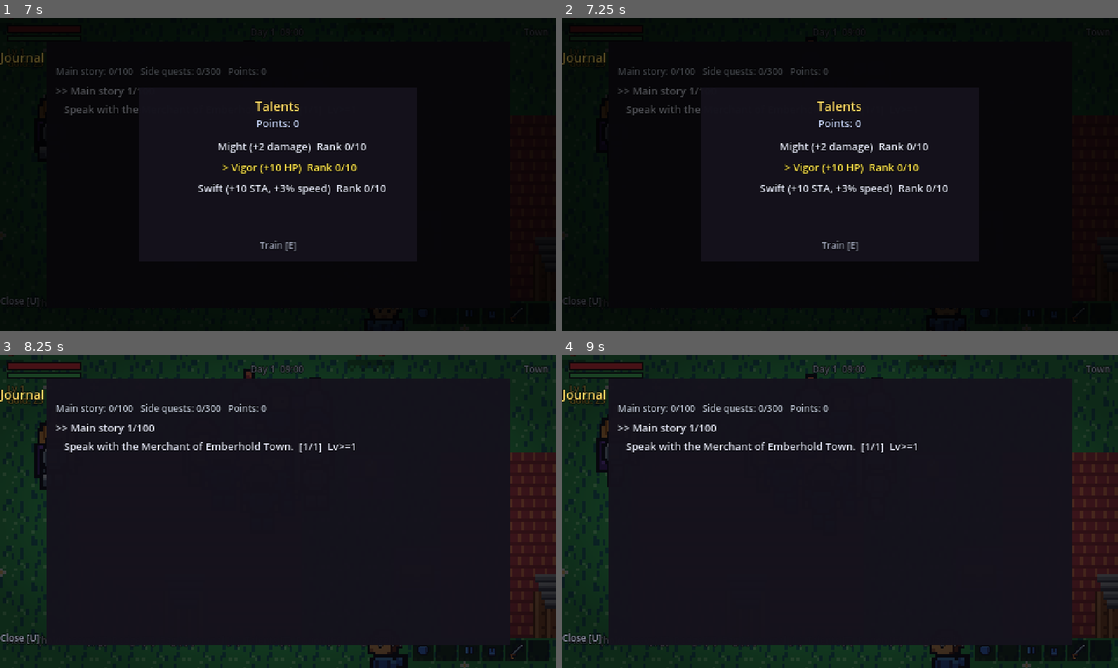
Above: before the commit, frames 1-4 (two rows, left to right).
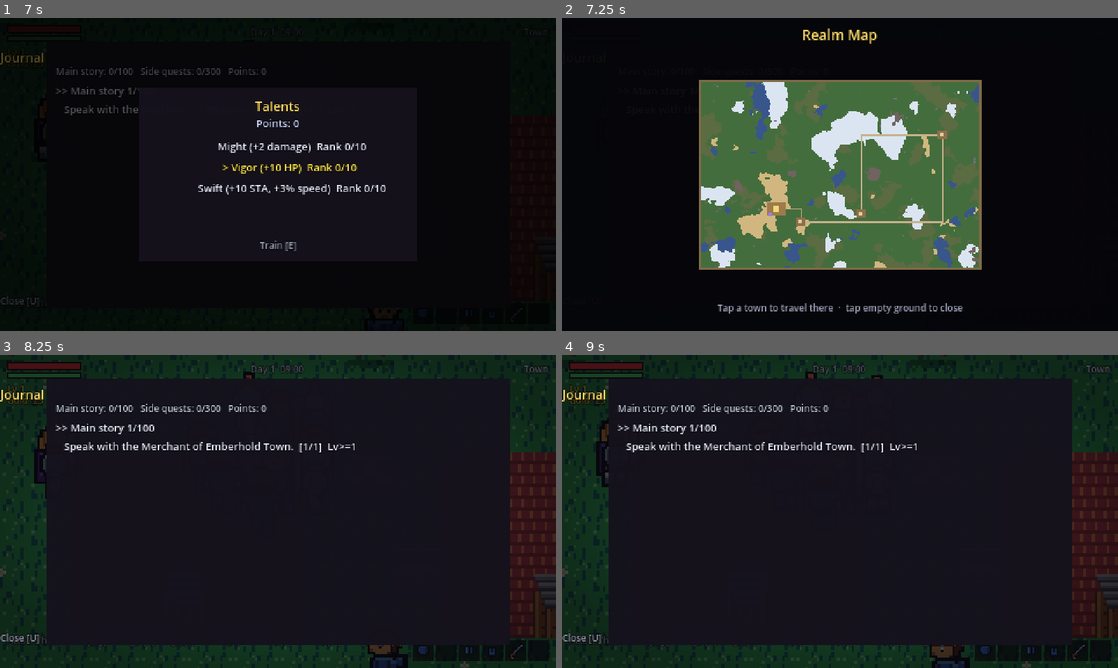
Above: after the commit, the same moments.

Repository: amirrezahadipoor/2D-RPG
Game: Godot game, scene res://scenes/main_menu.tscn
The game is run twice, just before and just after one commit, with the same random seed, the same clock (stepped at 60 frames per second) and the same inputs.
Inputs (mouse positions are in pixels of both pictures, inside the frame that each line leads up to):
- Up to frame 1 (7 s): move the mouse to (400, 158) at 0.52 s; hold D (move_right) 0.53-1.25 s; hold U (quests) 0.53-1.25 s; click (400, 158) at 0.67 s; tap T (talents) every 1.5 s from 0.8 to 5.3 s; drag from (166, 190) to (250, 237) at 1.27 s; move the mouse to (333, 105) at 2.02 s; hold D (move_right) 2.03-2.75 s; hold J (attack) 2.03-2.75 s; click (333, 105) at 2.17 s; tap Enter at 2.75, 4.25 s; drag from (250, 237) to (111, 127) at 2.77 s; tap Space at 3.5, 5 s; move the mouse to (444, 221) at 3.52 s; hold A (move_left) 3.53-4.25 s; hold E (interact) 3.53-4.25 s; click (444, 221) at 3.67 s; tap I (inventory) at 4.15 s; drag from (111, 127) to (194, 96) at 4.27 s; move the mouse to (305, 174) at 5.02 s; hold S (move_down) 5.03-5.75 s; hold U (quests) 5.03-5.75 s; click (305, 174) at 5.17 s; tap Escape (pause) at 5.65 s; drag from (194, 96) to (166, 190) at 5.77 s; move the mouse to (400, 158) at 6.52 s; hold W (move_up) from 6.53 s (still down); hold T (talents) from 6.53 s (still down); tap H (use_potion) at 6.6 s; click (400, 158) at 6.67 s
- Up to frame 2 (7.25 s): keep holding W (move_up); keep holding T (talents); tap M (map, bound only after the commit) at 7.15 s
- Up to frame 3 (8.25 s): release W (move_up) at 7.25 s; release T (talents) at 7.25 s; tap A (move_left) at 7.25 s; drag from (166, 527) to (250, 574) at 7.27 s; tap Space at 8 s; move the mouse to (333, 442) at 8.02 s; hold S (move_down) from 8.03 s (still down); hold T (talents) from 8.03 s (still down); click (333, 442) at 8.17 s
- Up to frame 4 (9 s): release S (move_down) at 8.75 s; release T (talents) at 8.75 s; drag from (812, 574) to (673, 464) at 8.77 s

Frame 1 is identical in both runs. In frame 2, 32% of the frame differs, in the area x 0-76%, y 3-95%; in frame 3, 0.2%; in frame 4, 0.4%.
Error in both runs: Cannot call method 'set_input_as_handled' on a null value. (res://src/ui/main_menu.gd:115)

Commit message:
feat(map): overworld realm map with fast travel and objective markers
M (or a new touch button) opens a baked biome/road map of the whole realm:
hero dot, all four settlements, the cave mouth and a pulsing objective dot
(ready turn-in / talk target / deliver target). Tapping a town fast-travels
the hero there; the world freezes while the map reads so nothing ambushes
you mid-navigation. 425 checks green.

Diff:
--- a/assets/locale/en.json
+++ b/assets/locale/en.json
@@ -118,6 +118,8 @@
  "journal.main": "Main story",
  "journal.side": "Side quests",
  "journal.title": "Journal",
+ "map.hint": "Tap a town to travel there  ·  tap empty ground to close",
+ "map.title": "Realm Map",
  "menu.continue": "Continue",
  "menu.done": "Done",
  "menu.hardcore": "Hardcore (Permadeath)",
@@ -219,6 +221,7 @@
  "toast.parried": "Parried!",
  "toast.perfect": "Perfect dodge!",
  "toast.secret": "A hidden way opens!",
+ "toast.travel": "You reach %s.",
  "ui.tap": "tap",
  "victory.continue": "Keep Exploring",
  "victory.menu": "Main Menu",
--- a/assets/locale/fa.json
+++ b/assets/locale/fa.json
@@ -118,6 +118,8 @@
  "journal.main": "داستان اصلی",
  "journal.side": "ماموریت‌های کناری",
  "journal.title": "کارنامه",
+ "map.hint": "برای سفر روی یک شهر بزن · برای بستن روی فضای خالی بزن",
+ "map.title": "نقشهٔ قلمرو",
  "menu.continue": "ادامه",
  "menu.done": "بستن",
  "menu.hardcore": "سخت (مرگ دائمی)",
@@ -219,6 +221,7 @@
  "toast.parried": "دفع شد!",
  "toast.perfect": "جاخالی کامل!",
  "toast.secret": "راهی پنهان گشوده شد!",
+ "toast.travel": "به %s رسیدی.",
  "ui.tap": "لمس",
  "victory.continue": "ادامهٔ کاوش",
  "victory.menu": "منوی اصلی",
--- a/project.godot
+++ b/project.godot
@@ -145,6 +145,11 @@
 ]
 }
 
+map={
+"deadzone": 0.2,
+"events": [Object(InputEventKey,"resource_local_to_scene":false,"resource_name":"","device":-1,"window_id":0,"alt_pressed":false,"shift_pressed":false,"ctrl_pressed":false,"meta_pressed":false,"pressed":false,"keycode":0,"physical_keycode":77,"key_label":0,"unicode":0,"location":0,"echo":false,"script":null)
+]
+}
 [input_devices]
 
 pointing/emulate_touch_from_mouse=true
--- a/src/main.gd
+++ b/src/main.gd
@@ -14,6 +14,7 @@
 var touch: TouchUI = null
 var victory_screen: VictoryScreen
 var act_card: ActCard
+var world_map: MapOverlay
 var _announced_act := -1
 var _interiors := {}          # house_id -> Interior
 var _house_id := -1
@@ -65,6 +66,11 @@
 	act_card = ActCard.new()
 	act_card.name = "ActCard"
 	add_child(act_card)
+
+	world_map = MapOverlay.new()
+	world_map.name = "MapOverlay"
+	add_child(world_map)
+	world_map.travel_requested.connect(_on_map_travel)
 
 	inv_screen = InventoryScreen.new()
 	inv_screen.name = "InventoryScreen"
@@ -156,7 +162,14 @@
 	if Game.state == Game.State.DEAD or Game.state == Game.State.VICTORY:
 		return
 	if event.is_action_pressed("pause"):
+		# pausing while the map is open just closes the map first
+		if world_map.visible:
+			close_map()
+			get_viewport().set_input_as_handled()
+			return
 		Game.toggle_pause()
+	elif event.is_action_pressed("map"):
+		_toggle_map()
 	elif event.is_action_pressed("inventory"):
 		inv_screen.toggle()
 	elif event.is_action_pressed("quests"):
@@ -230,6 +243,8 @@
 	Game.die()
 
 func _on_game_state(new_state: int, _old_state: int) -> void:
+	if new_state != Game.State.PLAYING:
+		close_map()
 	if new_state == Game.State.DEAD:
 		victory_screen.hide_victory()
 		death_screen.show_death()
@@ -281,6 +296,38 @@
 	if dungeon != null or _house_id >= 0 or Game.state != Game.State.PLAYING:
 		return
 	enter_dungeon(1)
+
+# ------------------------------------------------------------ map ----------
+func _toggle_map() -> void:
+	if world_map.visible:
+		close_map()
+		return
+	if dungeon != null or _house_id >= 0 or Game.state != Game.State.PLAYING:
+		return
+	world_map.show_map(world)
+	get_tree().paused = true   # the map reads while the world is frozen
+
+func close_map() -> void:
+	if world_map == null or not world_map.visible:
+		return
+	world_map.hide_map()
+	get_tree().paused = false
+
+## Fast travel: the hero walks out of the realm and into another town.
+func _on_map_travel(settlement_index: int) -> void:
+	close_map()
+	if dungeon != null or _house_id >= 0 or world == null:
+		return
+	for st in world.settlements:
+		if int(st["index"]) == settlement_index:
+			var p: Vector2i = st["plaza"]
+			var pos := Vector2(p.x * Overworld.TILE + 8.0, (p.y + 1) * Overworld.TILE + 8.0)
+			world.hero.global_position = pos
+			world.hero.cam.reset_smoothing()
+			hud.set_biome(world.biome_at(pos))
+			Sfx.play("stairs")
+			hud.show_toast(I18N.tr_str("toast.travel") % I18N.tr_str("sett.name.%d" % settlement_index))
+			return
 
 # ------------------------------------------------------------ houses -------
 ## Step through a house door into that home's furnished Interior.
--- /dev/null
+++ b/src/ui/map_overlay.gd
@@ -0,0 +1,248 @@
+# Overworld map: a baked 240x160 render of the whole realm (biomes + roads)
+# with the hero, every settlement, the cave mouth and the current objective.
+# Opens over the frozen world; tapping a settlement fast-travels the hero
+# there, tapping empty map closes it. Built for touch first.
+class_name MapOverlay
+extends CanvasLayer
+
+signal travel_requested(settlement_index: int)
+
+const MAP_PX := Vector2(240, 160)
+const PANEL_POS := Vector2(120, 55)
+
+var world: Overworld = null
+var _root: Control
+var _map_tex: TextureRect
+var _hero_dot: ColorRect
+var _obj_dot: ColorRect
+var _markers: Array = []      # [sett_index, ColorRect]
+var _baked_seed := -1
+var _title: Label
+var _hint: Label
+
+func _ready() -> void:
+	layer = 35
+	process_mode = Node.PROCESS_MODE_ALWAYS
+	_build()
+	visible = false
+
+func _build() -> void:
+	_root = Control.new()
+	_root.name = "MapRoot"
+	_root.set_anchors_preset(Control.PRESET_FULL_RECT)
+	_root.process_mode = Node.PROCESS_MODE_ALWAYS
+	_root.mouse_filter = Control.MOUSE_FILTER_STOP
+	_root.gui_input.connect(_on_tap)
+	add_child(_root)
+
+	var dim := ColorRect.new()
+	dim.color = Color(0.02, 0.02, 0.04, 0.88)
+	dim.set_anchors_preset(Control.PRESET_FULL_RECT)
+	dim.mouse_filter = Control.MOUSE_FILTER_IGNORE
+	_root.add_child(dim)
+
+	var border := ColorRect.new()
+	border.color = Color(0.5, 0.42, 0.28)
+	border.position = PANEL_POS - Vector2(2, 2)
+	border.size = MAP_PX + Vector2(4, 4)
+	border.mouse_filter = Control.MOUSE_FILTER_IGNORE
+	_root.add_child(border)
+
+	_map_tex = TextureRect.new()
+	_map_tex.position = PANEL_POS
+	_map_tex.size = MAP_PX
+	_map_tex.stretch_mode = TextureRect.STRETCH_KEEP
+	_map_tex.texture_filter = CanvasItem.TEXTURE_FILTER_NEAREST
+	_map_tex.mouse_filter = Control.MOUSE_FILTER_IGNORE
+	_root.add_child(_map_tex)
+
+	_title = _label(Vector2(0, 6), Color(1, 0.86, 0.4), 12)
+	_hint = _label(Vector2(0, 244), Color(0.62, 0.64, 0.72), 8)
+
+	_hero_dot = _dot(Color(1, 0.92, 0.55), 4)
+	_obj_dot = _dot(Color(1, 0.6, 0.2), 5)
+
+func _label(pos: Vector2, col: Color, size: int) -> Label:
+	var l := Label.new()
+	l.position = pos
+	l.size = Vector2(480, 14)
+	l.horizontal_alignment = HORIZONTAL_ALIGNMENT_CENTER
+	l.add_theme_font_size_override("font_size", size)
+	l.add_theme_color_override("font_color", col)
+	l.mouse_filter = Control.MOUSE_FILTER_IGNORE
+	_root.add_child(l)
+	return l
+
+func _dot(col: Color, px: int) -> ColorRect:
+	var d := ColorRect.new()
+	d.color = col
+	d.size = Vector2(px, px)
+	d.mouse_filter = Control.MOUSE_FILTER_IGNORE
+	_root.add_child(d)
+	return d
+
+func show_map(w: Overworld) -> void:
+	world = w
+	_bake_if_needed()
+	_title.text = I18N.tr_str("map.title")
+	_hint.text = I18N.tr_str("map.hint")
+	I18N.tag(_title)
+	I18N.tag(_hint)
+	_place_markers()
+	visible = true
+
+func hide_map() -> void:
+	visible = false
+
+## Map pixel for a world pixel: the map is 240x160 over a 384x256-tile world,
+## so one map pixel is 25.6 world px in both axes.
+func _to_map(world_pos: Vector2) -> Vector2:
+	return Vector2(world_pos.x / 25.6, world_pos.y / 25.6) + PANEL_POS
+
+func _to_world(map_pos: Vector2) -> Vector2:
+	var p := map_pos - PANEL_POS
+	return Vector2(p.x * 25.6, p.y * 25.6)
+
+# ------------------------------------------------------------- baking -------
+const BIOME_COLORS := {
+	"water": Color(0.22, 0.34, 0.55), "grass": Color(0.38, 0.52, 0.30),
+	"grass2": Color(0.34, 0.49, 0.27), "forest": Color(0.27, 0.43, 0.24),
+	"snow": Color(0.86, 0.90, 0.95), "desert": Color(0.82, 0.72, 0.50),
+	"swamp": Color(0.36, 0.42, 0.26), "caves": Color(0.44, 0.39, 0.38),
+	"graveyard": Color(0.47, 0.44, 0.52), "village": Color(0.55, 0.44, 0.30),
+	"town": Color(0.62, 0.48, 0.30),
+}
+const ROAD_COLOR := Color(0.78, 0.70, 0.55)
+
+func _bake_if_needed() -> void:
+	if world == null:
+		return
+	if _baked_seed == world.world_seed:
+		return
+	_baked_seed = world.world_seed
+	var img := Image.create(int(MAP_PX.x), int(MAP_PX.y), false, Image.FORMAT_RGB8)
+	for y in int(MAP_PX.y):
+		for x in int(MAP_PX.x):
+			var t := Vector2i(int(x * 25.6 / 16.0), int(y * 25.6 / 16.0))
+			t.x = clampi(t.x, 0, Overworld.WORLD_W - 1)
+			t.y = clampi(t.y, 0, Overworld.WORLD_H - 1)
+			var biome := world._biome_grid[t.y * Overworld.WORLD_W + t.x]
+			var col: Color = BIOME_COLORS.get(biome, Color(0.3, 0.3, 0.3))
+			if world._road_grid[t.y * Overworld.WORLD_W + t.x] == 1 \
+					and biome not in ["village", "town"]:
+				col = ROAD_COLOR
+			img.set_pixel(x, y, col)
+	_map_tex.texture = ImageTexture.create_from_image(img)
+
+# ------------------------------------------------------------ markers -------
+func _place_markers() -> void:
+	if world == null:
+		return
+	# hero
+	var hp := _to_map(world.hero.global_position)
+	_hero_dot.position = hp - _hero_dot.size / 2.0
+	# settlements + cave mouth
+	for m in _markers:
+		if is_instance_valid(m[1]):
+			m[1].free()
+	_markers.clear()
+	for st in world.settlements:
+		var col := Color(0.95, 0.85, 0.45) if st["type"] == "town" else Color(0.9, 0.8, 0.6)
+		var d := _dot(col, 3 if st["type"] == "village" else 5)
+		var plaza := Vector2(st["plaza"].x * 16.0 + 8.0, st["plaza"].y * 16.0 + 8.0)
+		d.position = _to_map(plaza) - d.size / 2.0
+		_markers.append([int(st["index"]), d])
+	# cave mouth
+	var cave := world.find_child("CaveEntrance", true, false)
+	if cave != null:
+		var cd := _dot(Color(0.6, 0.5, 0.95), 3)
+		cd.position = _to_map(cave.global_position) - cd.size / 2.0
+		_markers.append([-1, cd])
+	# current objective (a place worth going to right now)
+	var obj := _objective_world_pos()
+	if obj.x >= 0.0:
+		_obj_dot.position = _to_map(obj) - _obj_dot.size / 2.0
+		_obj_dot.visible = true
+	else:
+		_obj_dot.visible = false
+
+## Where the player should head right now: a ready turn-in, a talk target, a
+## deliver target - otherwise nowhere (the map still shows settlements).
+func _objective_world_pos() -> Vector2:
+	if world == null or QuestLog == null:
+		return Vector2(-1, -1)
+	for q in QuestLog.active:
+		if q.get("kind", "") == "deliver" and int(q.get("progress", 0)) < int(q["goal"]):
+			return _settlement_pos(int(q.get("settlement", 0)))
+		if int(q.get("progress", 0)) >= int(q["goal"]):
+			return _settlement_pos(int(q.get("giver_settlement", 0)))
+	var m := QuestLog.current_main()
+	if not m.is_empty():
+		if int(m.get("progress", 0)) >= int(m["goal"]):
+			return _nearest_settlement_pos()
+		if m.get("kind", "") == "talk":
+			return _settlement_pos(int(m.get("settlement", 0)))
+	return Vector2(-1, -1)
+
+func _settlement_pos(index: int) -> Vector2:
+	for st in world.settlements:
+		if int(st["index"]) == index:
+			var p: Vector2i = st["plaza"]
+			return Vector2(p.x * 16.0 + 8.0, (p.y + 1) * 16.0 + 8.0)
+	return Vector2(-1, -1)
+
+func _nearest_settlement_pos() -> Vector2:
+	var best := Vector2(-1, -1)
+	var bd := 1e9
+	for st in world.settlements:
+		var pos := _settlement_pos(int(st["index"]))
+		if pos.x < 0.0:
+			continue
+		var d := pos.distance_to(world.hero.global_position)
+		if d < bd:
+			bd = d
+			best = pos
+	return best
+
+# ------------------------------------------------------------- tapping ------
+var _tap_frame := -1
+
+func _on_tap(event: InputEvent) -> void:
+	if not visible:
+		return
+	var pressed := false
+	var p := Vector2.ZERO
+	if event is InputEventMouseButton:
+		var mb: InputEventMouseButton = event
+		pressed = mb.pressed and mb.button_index == MOUSE_BUTTON_LEFT
+		p = mb.position
+	elif event is InputEventScreenTouch:
+		var st: InputEventScreenTouch = event
+		pressed = st.pressed
+		p = st.position
+	if not pressed:
+		return
+	if Engine.get_process_frames() == _tap_frame:
+		return
+	_tap_frame = Engine.get_process_frames()
+	var panel := Rect2(PANEL_POS, MAP_PX)
+	if not panel.has_point(p):
+		# tapped the dark outside: dismiss
+		close_request()
+		return
+	# inside the map: did we hit a settlement? travel there, else dismiss
+	for m in _markers:
+		if int(m[0]) >= 0 and is_instance_valid(m[1]):
+			var r: Rect2 = (m[1] as ColorRect).get_global_rect()
+			if r.grow(3.0).has_point(p):
+				travel_requested.emit(int(m[0]))
+				return
+	close_request()
+
+## Ask Main to hide us (used from the empty-map tap).
+func close_request() -> void:
+	for child in get_tree().root.get_children():
+		if child.has_method("close_map") and child.name == "Main":
+			child.close_map()
+			return
+	hide_map()
--- a/src/ui/touch_ui.gd
+++ b/src/ui/touch_ui.gd
@@ -17,9 +17,10 @@
 	"inventory": {"pos": Vector2(24, 152), "r": 9.0, "glyph": "B"},
 	"quests":   {"pos": Vector2(48, 152), "r": 9.0, "glyph": "J"},
 	"talents":  {"pos": Vector2(72, 152), "r": 9.0, "glyph": "T"},
+	"map":      {"pos": Vector2(96, 152), "r": 9.0, "glyph": "M"},
 }
 ## toggle actions release themselves a beat after the tap
-const TOGGLE_ACTIONS := {"inventory": 1, "quests": 1, "talents": 1, "pause": 1}
+const TOGGLE_ACTIONS := {"inventory": 1, "quests": 1, "talents": 1, "pause": 1, "map": 1}
 
 var enabled := false
 var _root: Control
--- a/tests/verify.gd
+++ b/tests/verify.gd
@@ -25,6 +25,7 @@
 	await _check_spawner()
 	await _check_inventory()
 	await _check_world_scale()
+	await _check_world_map()
 	await _check_houses()
 	await _check_people()
 	_check_quests()
@@ -674,6 +675,46 @@
 	return Vector2(-100, -100)
 
 # ---------------------------------------------------------------- people ----
+
+func _check_world_map() -> void:
+	print("== overworld map ==")
+	var mo := MapOverlay.new()
+	add_child(mo)
+	await get_tree().process_frame
+	mo.show_map(world)
+	await get_tree().process_frame
+	_ok(mo.visible, "map overlay opens")
+	_ok(mo._map_tex.texture != null, "the realm bakes a map texture")
+	var town_dots := 0
+	var village_dots := 0
+	for m in mo._markers:
+		if int(m[0]) == -1:
+			continue
+		for st in world.settlements:
+			if int(st["index"]) == int(m[0]):
+				town_dots += 1 if st["type"] == "town" else 0
+				village_dots += 1 if st["type"] == "village" else 0
+	_ok(mo._markers.size() >= world.settlements.size() + 1,
+		"map marks every settlement plus the cave mouth (%d markers)" % mo._markers.size())
+	_ok(town_dots == 1 and village_dots == 3, "map draws one town and three villages")
+	var rect: Rect2 = mo._map_tex.get_global_rect()
+	var hero_px: Vector2 = mo._hero_dot.position + mo._hero_dot.size / 2.0
+	_ok(rect.grow(4.0).has_point(hero_px), "the hero dot sits on the map")
+	# an active deliver quest paints an objective dot on its settlement
+	QuestLog.reset_run()
+	var did := -1
+	for i in 60:
+		if QuestDB.side_quest(i).get("kind", "") == "deliver":
+			did = i
+			break
+	if did >= 0:
+		QuestLog.start_side(did)
+		mo._place_markers()
+		_ok(mo._obj_dot.visible, "deliver quest lights an objective dot")
+	mo.hide_map()
+	_ok(not mo.visible, "map closes")
+	mo.queue_free()
+	QuestLog.reset_run()
 func _check_houses() -> void:
 	print("== houses & interiors ==")
 	var door_count := 0
